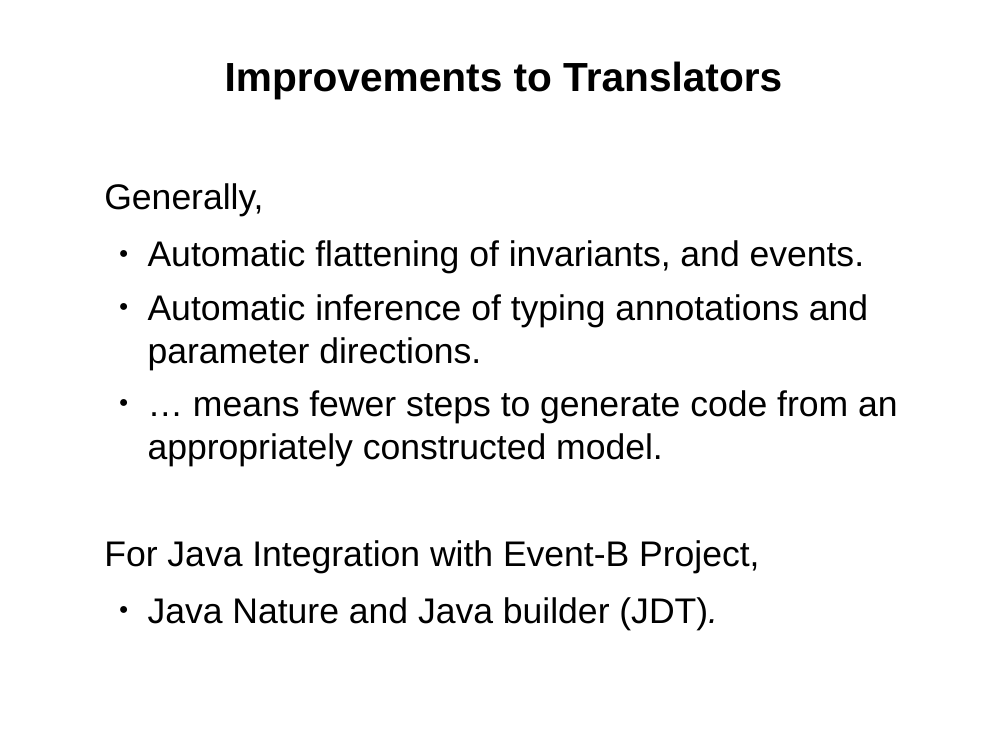
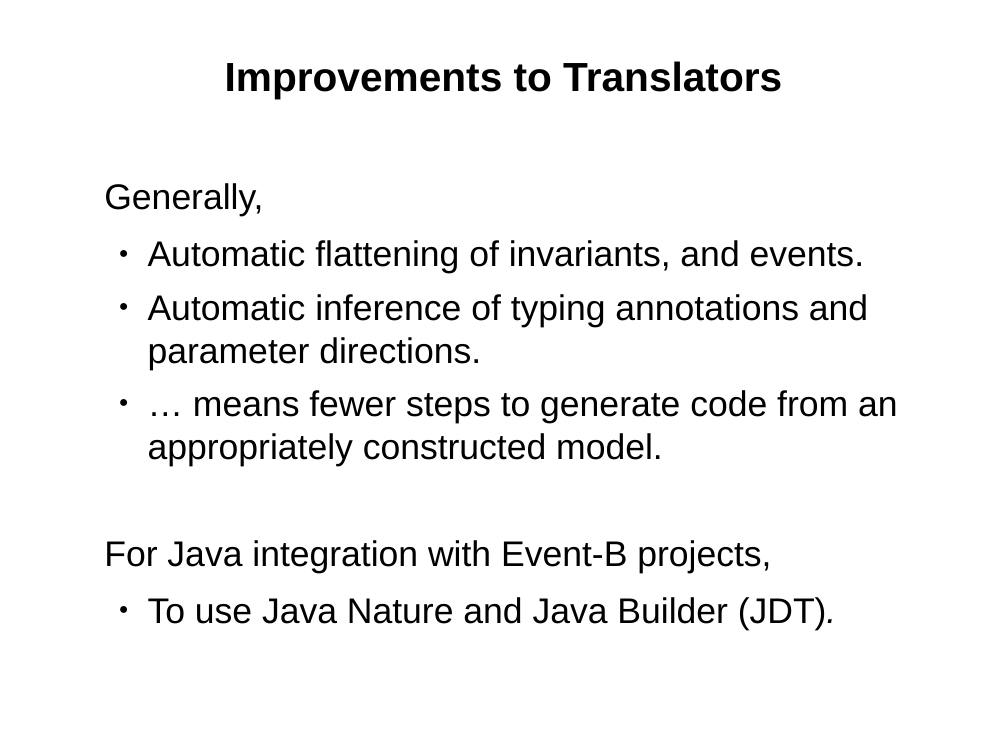
Before and after one commit to weetmuts/rodin-b-sharp-iUML_B_Utils, a slide deck: slide 3 of work/store/Writing/RUDW2014(accepted)/presentation/RUDW2014presentation.odp. Drawn at 1008x756 pixels with LibreOffice and Linux fonts; fonts in the diff are those of the drawing. Boxes give left, top, right and bottom in pixels: in the first picture for what was removed or moved away, otherwise in the second. Text is boxed around its words. In the diff, an @@ line names an element or a change of style, - is before the commit and + after.

```diff
--- a/work/store/Writing/RUDW2014(accepted)/presentation/RUDW2014presentation.odp
+++ b/work/store/Writing/RUDW2014(accepted)/presentation/RUDW2014presentation.odp
@@ text at [104, 540, 836, 630]: text changed @@
-  For Java Integration with Event-B Project,
-    ● Java Nature and Java builder (JDT).
+  For Java integration with Event-B projects,
+    ● To use Java Nature and Java Builder (JDT).
```
Also in this commit, not shown: 5 other slides changed, 11 other files.
